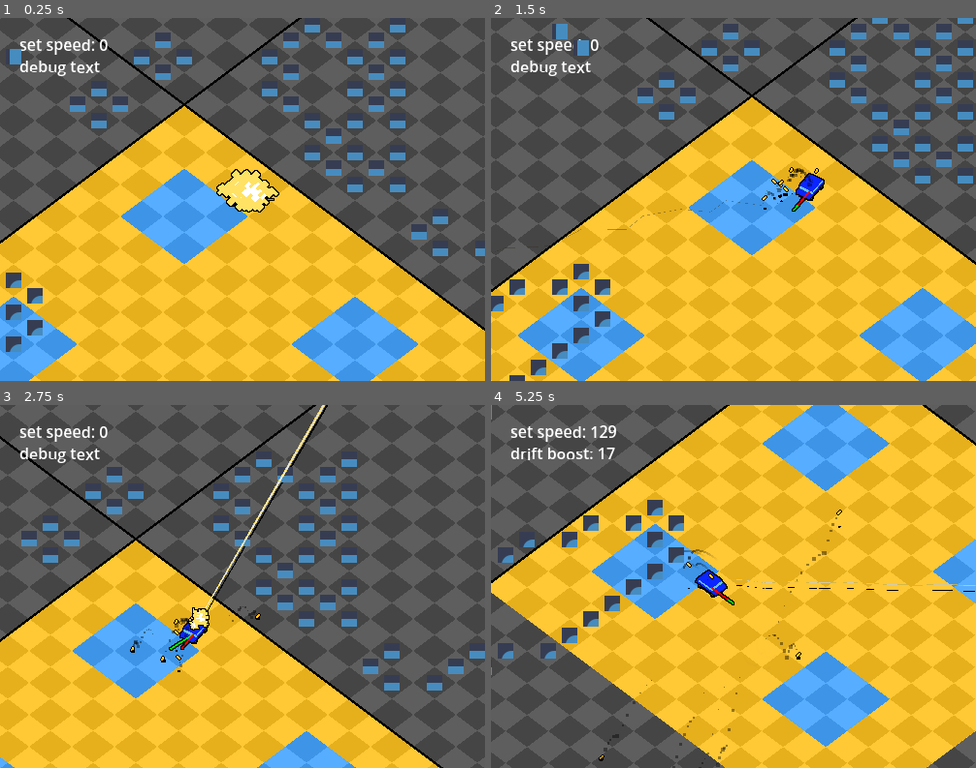
Above: before the commit, frames 1-4 (two rows, left to right).
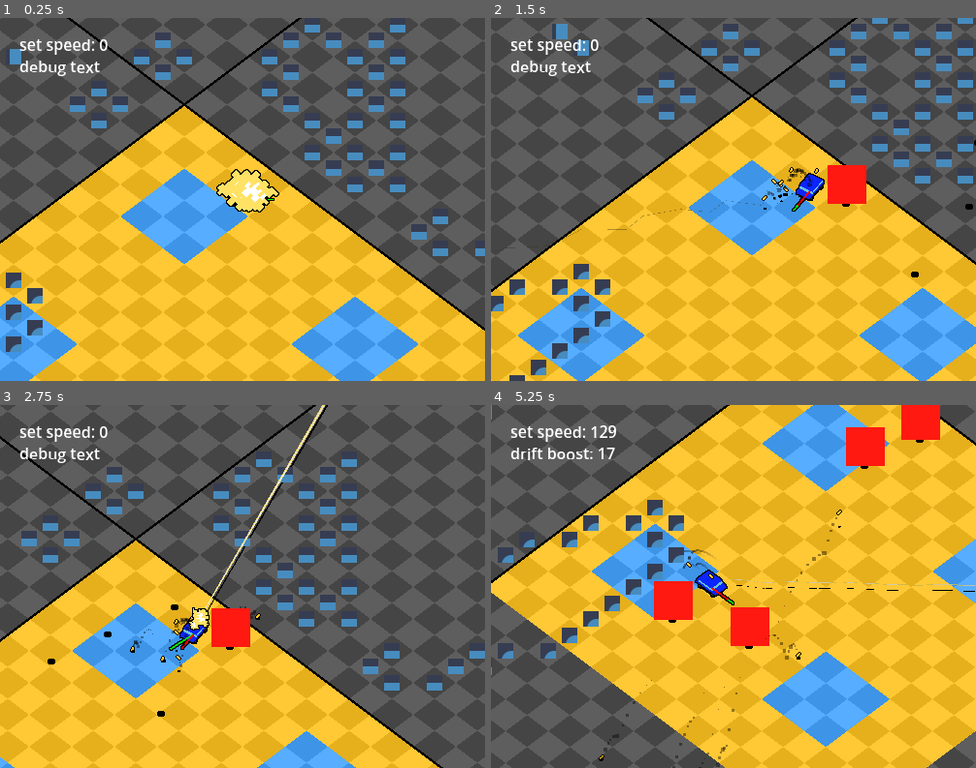
Above: after the commit, the same moments.

Repository: kaiakairos/yeehawDrive
Game: Godot game, scene res://world_scenes/test/test_track.tscn
The game is run twice, just before and just after one commit, with the same random seed, the same clock (stepped at 60 frames per second) and the same inputs. The engine's default icon, where the game draws it, is replaced by a stand-in: a white triangle on a blue panel in a dark square.
Inputs (mouse positions are in pixels of both pictures, inside the frame that each line leads up to):
- Up to frame 1 (0.25 s): no input
- Up to frame 2 (1.5 s): tap Enter at 0.5 s; move the mouse to (840, 181) at 0.52 s; press the mouse at (840, 181) at 0.53 s; hold D (turnRight) 0.53-1.28 s; tap Space (hop) at 0.77 s; move the mouse to (636, 217) at 1.27 s; release the mouse at (636, 217) at 1.28 s; hold S (brake) from 1.28 s (still down); click (636, 217) at 1.35 s
- Up to frame 3 (2.75 s): tap Space (hop) at 1.52 s; move the mouse to (291, 506) at 2.02 s; release S (brake) at 2.03 s; press the mouse at (291, 506) at 2.03 s; hold D (turnRight) from 2.03 s (still down)
- Up to frame 4 (5.25 s): move the mouse to (709, 659) at 2.77 s; release D (turnRight) at 2.78 s; release the mouse at (709, 659) at 2.78 s; hold W (accelerate) 2.78-3.53 s; click (709, 659) at 2.85 s; tap Space (hop) at 3.02, 3.77, 4.52 s; move the mouse to (879, 640) at 3.52 s; press the mouse at (879, 640) at 3.53 s; hold A (turnLeft) 3.53-5.03 s; move the mouse to (588, 532) at 4.27 s; release the mouse at (588, 532) at 4.28 s; click (588, 532) at 4.35 s; move the mouse to (757, 586) at 5.02 s; press the mouse at (757, 586) at 5.03 s; hold S (brake) from 5.03 s (still down)

The runs differ from the first frame. In frame 1, less than 0.1% of the frame differs, in the area x 4-80%, y 6-16%; in frame 2, 1.1%; in frame 3, 1.0%; in frame 4, 3.4%, in the area x 33-93%, y 0-68%.

Commit message:
terrible enemies

Diff:
--- /dev/null
+++ b/autoload/GlobalReference.gd
@@ -0,0 +1,4 @@
+extends Node
+
+var player :PlayerCar
+var playerCamera :Camera2D
--- /dev/null
+++ b/object_scenes/enemies/boidFlyer/boid_flyer.gd
@@ -0,0 +1,63 @@
+class_name BoidFlyer
+extends Node2D
+
+var velocity := Vector2.ZERO
+
+enum states {NORMAL,EXPLODE,DYING}
+var state :int = 0
+
+var spin :float = 0.0
+var noise :FastNoiseLite = FastNoiseLite.new()
+
+var offsetTargetAngle :float = 0.0
+
+func _ready() -> void:
+
+	if randi() % 2 == 0:
+		offsetTargetAngle = Vector2(0,1).rotated(randf_range(-0.02,0.02)).angle()
+	else:
+		offsetTargetAngle = Vector2(0,-1).rotated(randf_range(-0.02,0.02)).angle()
+
+	add_to_group("boidAvoid")
+
+func _process(delta: float) -> void:
+	match state:
+		states.NORMAL:
+			velocity = stateNormal(velocity,delta)
+
+		states.EXPLODE:
+			velocity = velocity.move_toward(Vector2.ZERO,delta*1400.0)
+
+
+		states.DYING:
+			velocity = stateNormal(velocity,delta)
+
+
+	position += velocity * delta
+
+func stateNormal(vel:Vector2,delta:float) -> Vector2:
+
+	var player :PlayerCar = GlobalReference.player
+	var distanceVector :Vector2 = (player.predictFuturePosition(0.1) + Vector2(8,0).rotated(offsetTargetAngle).rotated(player.velocity.angle())) - global_position
+
+	#global_position = distanceVector + global_position debug
+
+	vel += distanceVector * 0.16
+
+
+	for obj in get_tree().get_nodes_in_group("boidAvoid"):
+		var yep :Vector2= obj.global_position - global_position
+		if yep.length() < 64:
+			vel += yep * -1
+
+	if vel.length() > player.velocity.length() + 120:
+		vel = vel.normalized() * (player.velocity.length() + 120)
+
+	if vel.length() < 400:
+		vel = vel.normalized() * 400
+
+	if distanceVector.length() < 24:
+		state = states.EXPLODE
+		$ColorRect.show()
+
+	return vel
--- /dev/null
+++ b/object_scenes/enemies/boidFlyer/boid_flyer.tscn
@@ -0,0 +1,17 @@
+[gd_scene format=3 uid="uid://clioghtldn7s2"]
+
+[ext_resource type="Script" uid="uid://cjyixqnvh3xy2" path="res://object_scenes/enemies/boidFlyer/boid_flyer.gd" id="1_e0s1s"]
+[ext_resource type="Texture2D" uid="uid://twslll0tu5pb" path="res://object_scenes/bulletCasing/shadow.png" id="2_f68dx"]
+
+[node name="BoidFlyer" type="Node2D" unique_id=1505610253]
+script = ExtResource("1_e0s1s")
+
+[node name="Shadow2" type="Sprite2D" parent="." unique_id=388810015]
+texture = ExtResource("2_f68dx")
+
+[node name="ColorRect" type="ColorRect" parent="." unique_id=1427636127]
+visible = false
+offset_left = -19.0
+offset_top = -40.0
+offset_right = 21.0
+color = Color(1, 0.09803922, 0.0627451, 1)
--- a/object_scenes/player/player_car.gd
+++ b/object_scenes/player/player_car.gd
@@ -51,6 +51,11 @@
 var assignedTireTrack :Node2D = null
 
 func _ready() -> void:
+
+	GlobalReference.player = self
+	add_to_group("boidAvoid")
+
+
 	# generate sprite sheet automatically
 	var frameTotal :int = 20
 	for i in range(frameTotal):
@@ -217,3 +222,6 @@
 		return
 	assignedTireTrack.addPoints(tireMarker1.global_position,tireMarker2.global_position,
 	tireMarker3.global_position,tireMarker4.global_position)
+
+func predictFuturePosition(time:float) -> Vector2:
+	return global_position + (time * velocity)
--- a/project.godot
+++ b/project.godot
@@ -14,6 +14,10 @@
 run/main_scene="uid://ioga8i1ygycu"
 config/features=PackedStringArray("4.7", "GL Compatibility")
 config/icon="res://icon.svg"
+
+[autoload]
+
+GlobalReference="*uid://wmv8345x1830"
 
 [display]
 
--- a/world_scenes/test/test_track.tscn
+++ b/world_scenes/test/test_track.tscn
@@ -5,6 +5,7 @@
 [ext_resource type="Shader" uid="uid://br1i5ijo32w5" path="res://zeeg/shaders_materials/isoFlatten/isoFlatten.gdshader" id="3_pek5h"]
 [ext_resource type="Texture2D" uid="uid://bd7u8gcbsq7yv" path="res://icon.svg" id="4_gg5kx"]
 [ext_resource type="Texture2D" uid="uid://ceslsi3o8w7p5" path="res://world_scenes/test/sand.png" id="4_pek5h"]
+[ext_resource type="PackedScene" uid="uid://clioghtldn7s2" path="res://object_scenes/enemies/boidFlyer/boid_flyer.tscn" id="6_sgdyf"]
 
 [sub_resource type="ShaderMaterial" id="ShaderMaterial_35rhc"]
 shader = ExtResource("3_pek5h")
@@ -84,6 +85,7 @@
 sources/0 = SubResource("TileSetAtlasSource_gg5kx")
 
 [node name="TestTrack" type="Node2D" unique_id=1882377957]
+y_sort_enabled = true
 script = ExtResource("1_35rhc")
 
 [node name="PlayerCar" parent="." unique_id=1822216303 instance=ExtResource("1_k6c8e")]
@@ -118,5 +120,21 @@
 texture = ExtResource("4_pek5h")
 
 [node name="TileMapLayer" type="TileMapLayer" parent="." unique_id=813620163]
+y_sort_enabled = true
 tile_map_data = PackedByteArray("AAD7//v/AAABAAIAAAD7//z/AAABAAIAAAD3/wQAAAABAAIAAAD+////AAACAAEAAAD9////AAACAAEAAAD9/w …(2144 unchanged characters)…
 tile_set = SubResource("TileSet_kytb2")
+
+[node name="BoidFlyer" parent="." unique_id=1505610253 instance=ExtResource("6_sgdyf")]
+position = Vector2(-323, 29)
+
+[node name="BoidFlyer2" parent="." unique_id=232165077 instance=ExtResource("6_sgdyf")]
+position = Vector2(-323, 29)
+
+[node name="BoidFlyer3" parent="." unique_id=910860629 instance=ExtResource("6_sgdyf")]
+position = Vector2(-323, 29)
+
+[node name="BoidFlyer4" parent="." unique_id=912587965 instance=ExtResource("6_sgdyf")]
+position = Vector2(-323, 29)
+
+[node name="BoidFlyer5" parent="." unique_id=1700235740 instance=ExtResource("6_sgdyf")]
+position = Vector2(-323, 29)
Not shown, added: autoload/GlobalReference.gd.uid
Not shown, added: object_scenes/enemies/boidFlyer/boid_flyer.gd.uid
